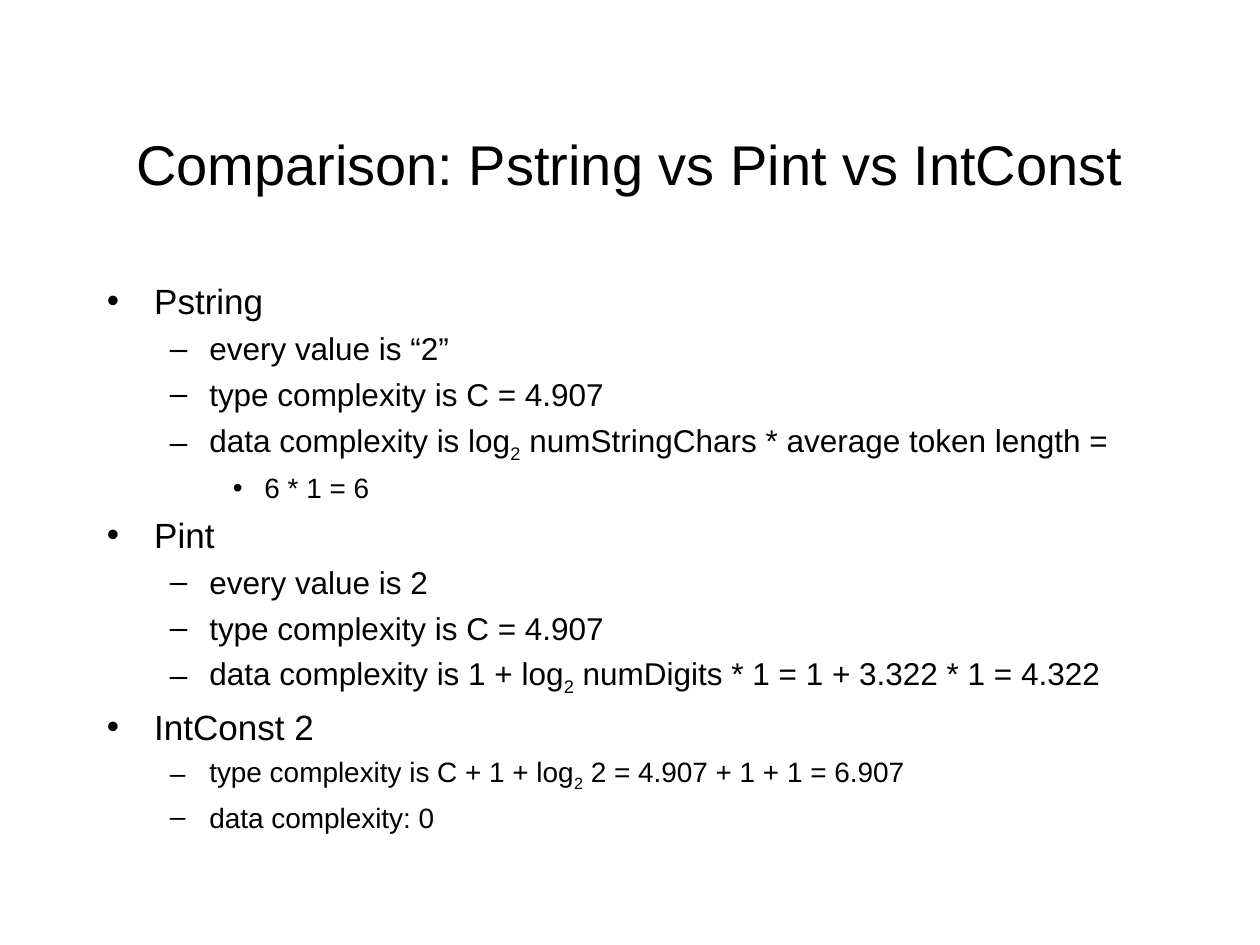
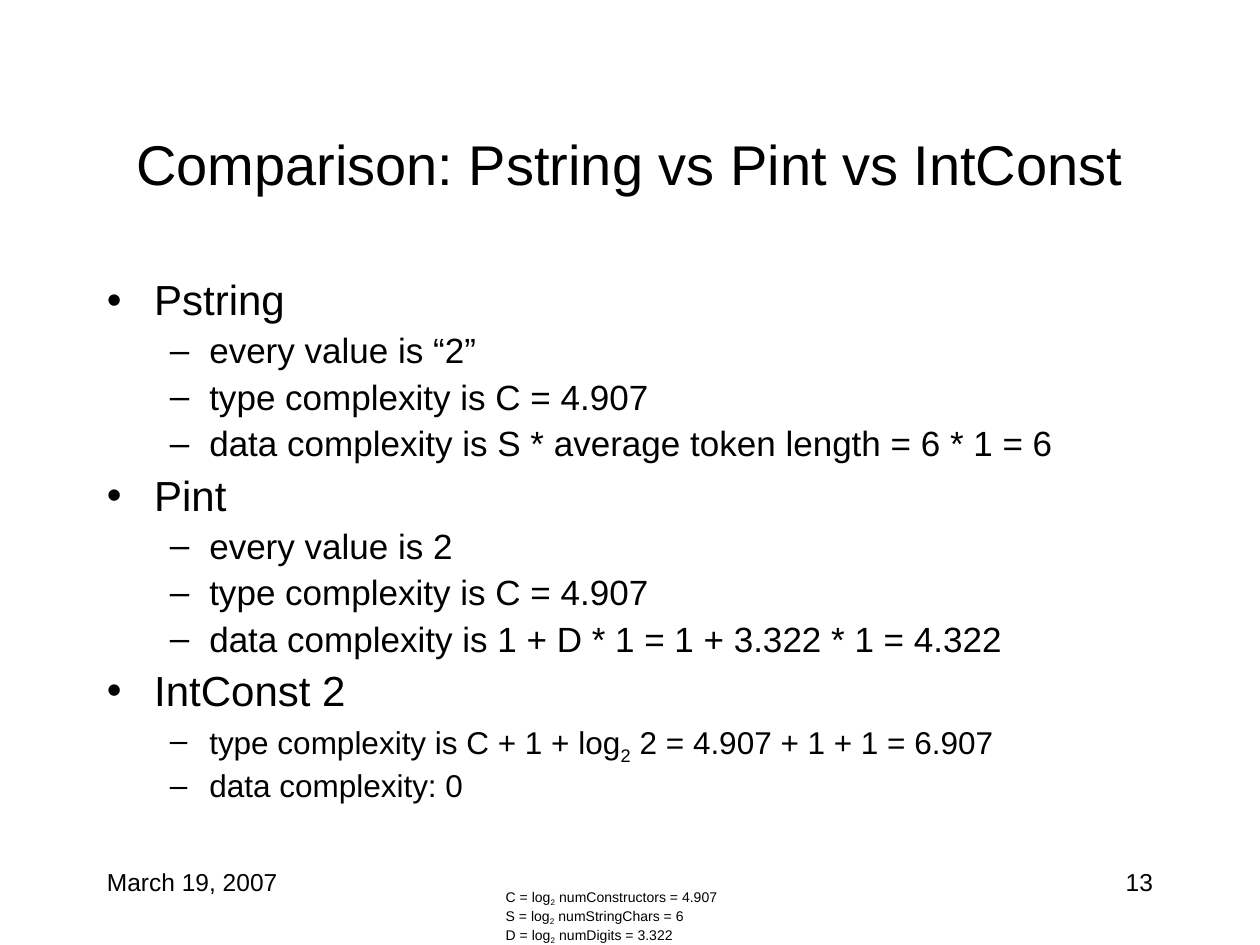
Before and after one commit to cornell-pl/forest, a slide deck: slide 13 of pads/documents/scoring/Comparisons.ppt (slide 12 before the commit). Drawn at 1260x945 pixels with LibreOffice and Linux fonts; fonts in the diff are those of the drawing. Boxes give left, top, right and bottom in pixels: in the first picture for what was removed or moved away, otherwise in the second. Text is boxed around its words. In the diff, an @@ line names an element or a change of style, - is before the commit and + after.

Commit message:
More comparisons and definitions

```diff
--- a/pads/documents/scoring/Comparisons.ppt
+++ b/pads/documents/scoring/Comparisons.ppt
@@ text at [154,284,993,803]: size 20 to 24 pt in "Pstring", "Pint", "IntConst 2"; size 18 to 20 pt in "every value is “2”", "type complexity is C = 4.907", "every value is 2", "type complexity is C = 4.907"; size 16 to 18 pt in "type complexity is C + 1 + ...", "data complexity: 0"; line spacing 1 to 0.9; more space between paragraphs @@
@@ text at [209,430,1052,463]: text changed; size 18 to 20 pt @@
-  – data complexity is log2 numStringChars * average token length =
-    • 6 * 1 = 6
+  – data complexity is S * average token length = 6 * 1 = 6
@@ text at [209,626,1002,659]: text changed; size 18 to 20 pt @@
-  – data complexity is 1 + log2 numDigits * 1 = 1 + 3.322 * 1 = 4.322
+  – data complexity is 1 + D * 1 = 1 + 3.322 * 1 = 4.322
@@ text added at [107,873,278,894], 14 pt, text #000000 @@
+March 19, 2007
@@ text added at [506,892,717,943], 8 pt, text #000000 @@
+C = log2 numConstructors = 4.907
+S = log2 numStringChars = 6
+D = log2 numDigits = 3.322
@@ page number added at [1126,874,1153,892], 14 pt, text #000000 @@
+13
```
Also in this commit, not shown: 12 other slides changed, 5 slides added, 1 slide removed.
